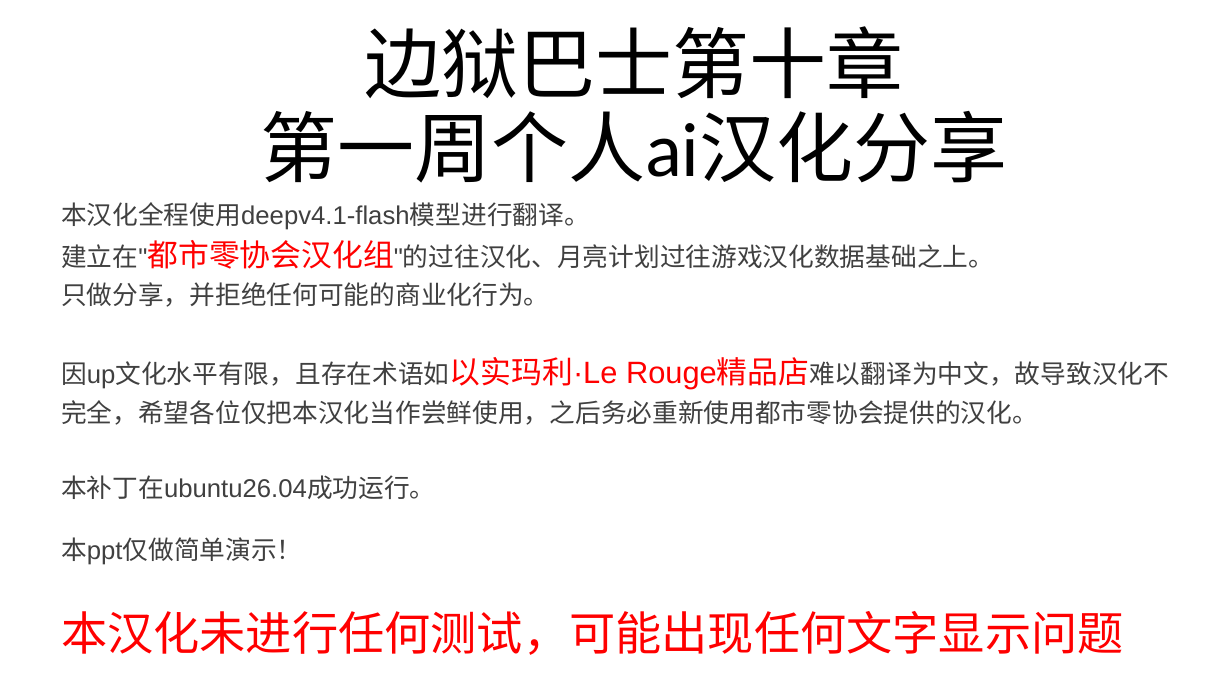
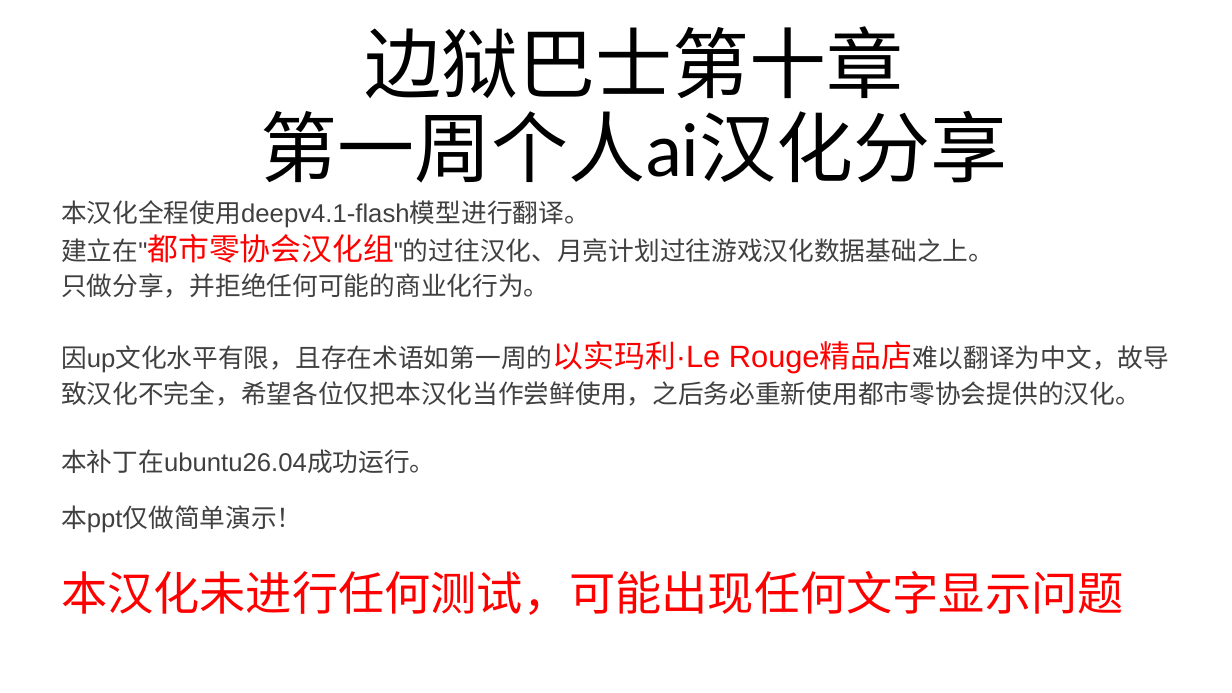
Before and after one commit to haool871/Limbus-Company-Chapter-10-Week-1-Chinese-Localization-Share, a slide deck: slide 2 of docs/边狱巴士第十章.pptx. Drawn at 1232x693 pixels with LibreOffice and Linux fonts; fonts in the diff are those of the drawing. Boxes give left, top, right and bottom in pixels: in the first picture for what was removed or moved away, otherwise in the second. Text is boxed around its words. In the diff, an @@ line names an element or a change of style, - is before the commit and + after.

```diff
--- a/docs/边狱巴士第十章.pptx
+++ b/docs/边狱巴士第十章.pptx
@@ subtitle at <box>61,200,1124,615</box>: line spacing 0.8 to 0.7 @@
@@ subtitle at <box>61,341,1169,406</box>: text changed @@
-因up文化水平有限，且存在术语如以实玛利·Le Rouge精品店难以翻译为中文，故导致汉化不
-完全，希望各位仅把本汉化当作尝鲜使用，之后务必重新使用都市零协会提供的汉化。
+因up文化水平有限，且存在术语如第一周的以实玛利·Le Rouge精品店难以翻译为中文，故导
+致汉化不完全，希望各位仅把本汉化当作尝鲜使用，之后务必重新使用都市零协会提供的汉化。
```
Also in this commit, not shown: 2 other slides changed, 1 slide added, 1 slide removed, 52 other files.
